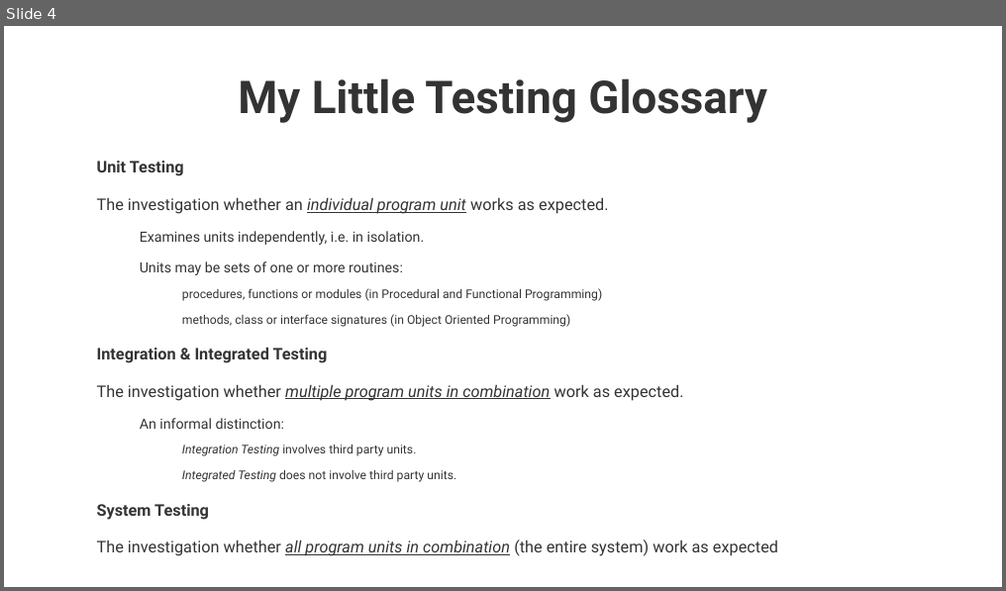
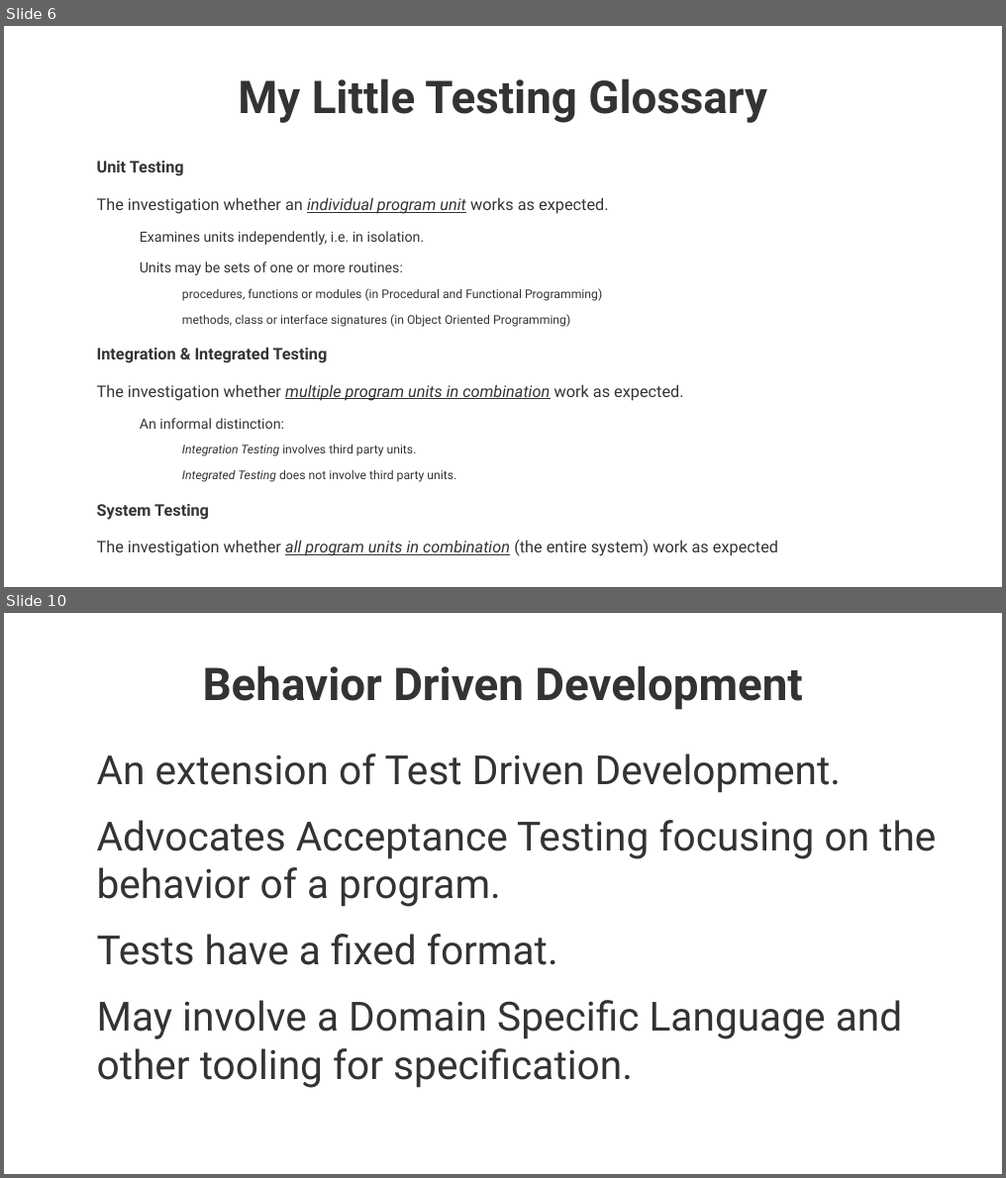
Before and after one commit to maxmeffert/SystemTesting, a slide deck: Presentation/Presentation.odp. Shown one above the other, each under a label of ours: slide 4 before the commit, slides 6 and 10 after it; the slides between them are not shown. The pictures are 1006x591 and 1006x1178 pixels, drawn with LibreOffice and Linux fonts; fonts in the diff are those of the drawing; background and template pictures are left out. Boxes give left, top, right and bottom in pixels: in the first picture for what was removed or moved away, otherwise in the second. Text is boxed around its words. In the diff, an @@ line names an element or a change of style, - is before the commit and + after.

```diff
--- a/Presentation/Presentation.odp
+++ b/Presentation/Presentation.odp
@@ slide 10 added at <box>4,613,1002,1174</box>, background picture (left out) @@
@@ title added at <box>203,665,803,710</box>, 36 pt, text #333333, bold @@
+Behavior Driven Development
@@ text added at <box>97,754,936,1088</box>, 32 pt, text #333333 @@
+An extension of Test Driven Development.
+Advocates Acceptance Testing focusing on the behavior of a program.
+Tests have a fixed format.
+May involve a Domain Specific Language and other tooling for specification.
@@ what was slide 4 is now slide 6 @@
```
Also in this commit, not shown: 5 slides changed, 9 other slides added, 3 slides removed, 1 other file.
